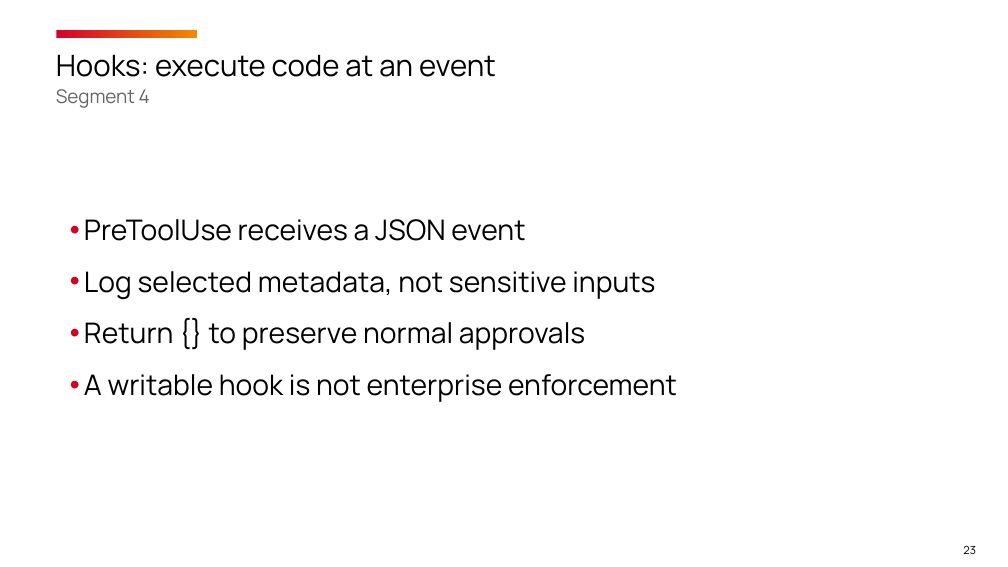
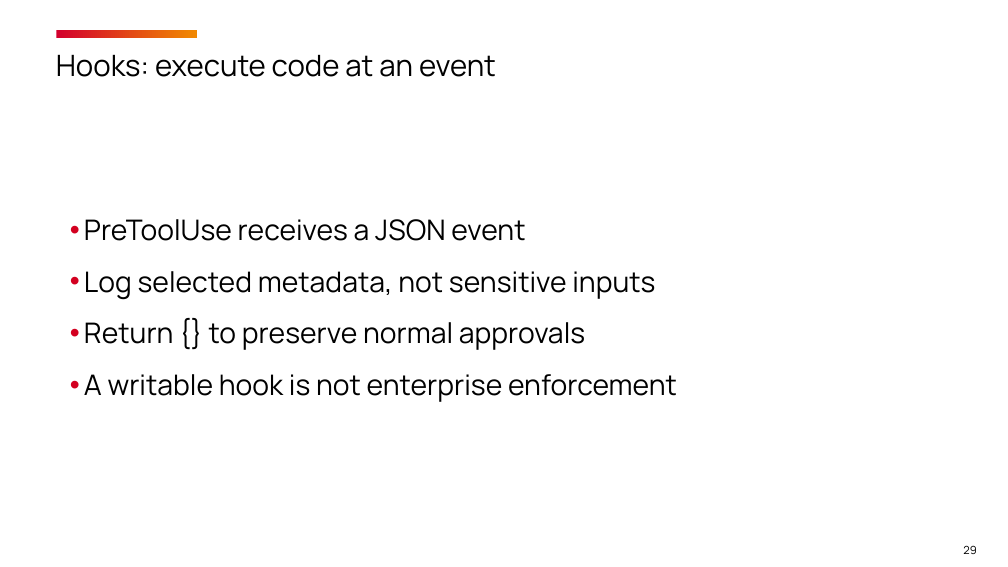
Before and after one commit to timothywarner-org/copilot-cert-prep, a slide deck: slide 29 of warner-github-cert-prep-september-2026.pptx (slide 23 before the commit). Drawn at 1008x567 pixels with LibreOffice and Linux fonts; fonts in the diff are those of the drawing; background and template pictures are left out. Boxes give left, top, right and bottom in pixels: in the first picture for what was removed or moved away, otherwise in the second. Text is boxed around its words. In the diff, an @@ line names an element or a change of style, - is before the commit and + after.

```diff
--- a/warner-github-cert-prep-september-2026.pptx
+++ b/warner-github-cert-prep-september-2026.pptx
@@ title at (x1=56, y1=89, x2=150, y2=108): paragraph removed @@
-Segment 4
@@ page number at (x1=963, y1=545, x2=976, y2=554): text changed @@
-23
+29
```
Also in this commit, not shown: 8 other slides changed, 6 slides added, 2 other files.
